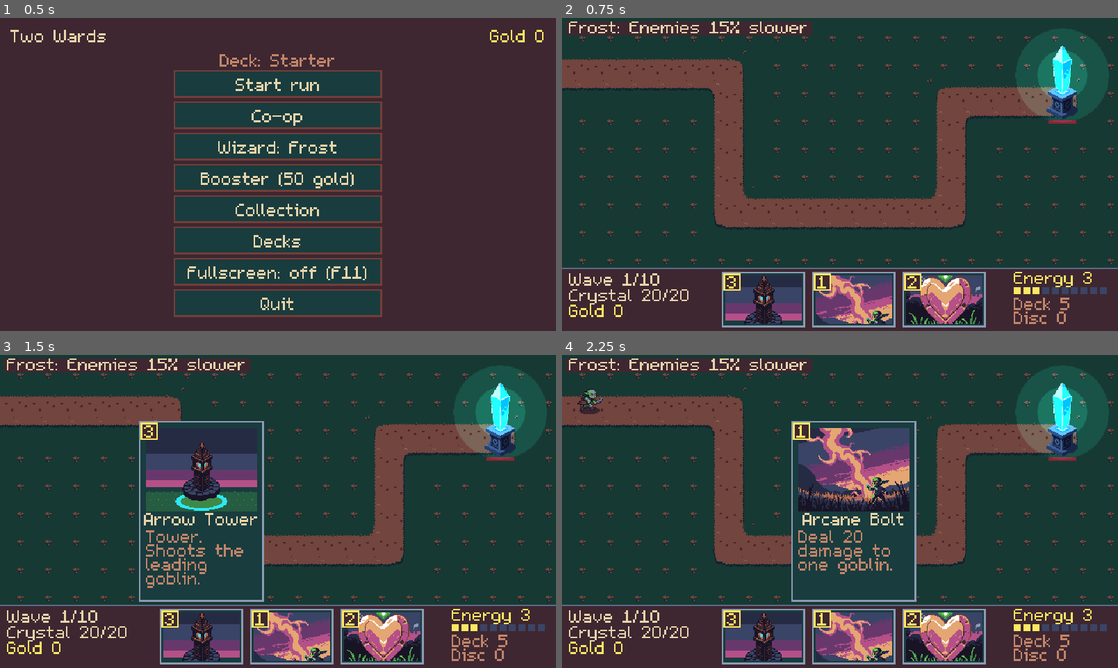
Above: before the commit, frames 1-4 (two rows, left to right).
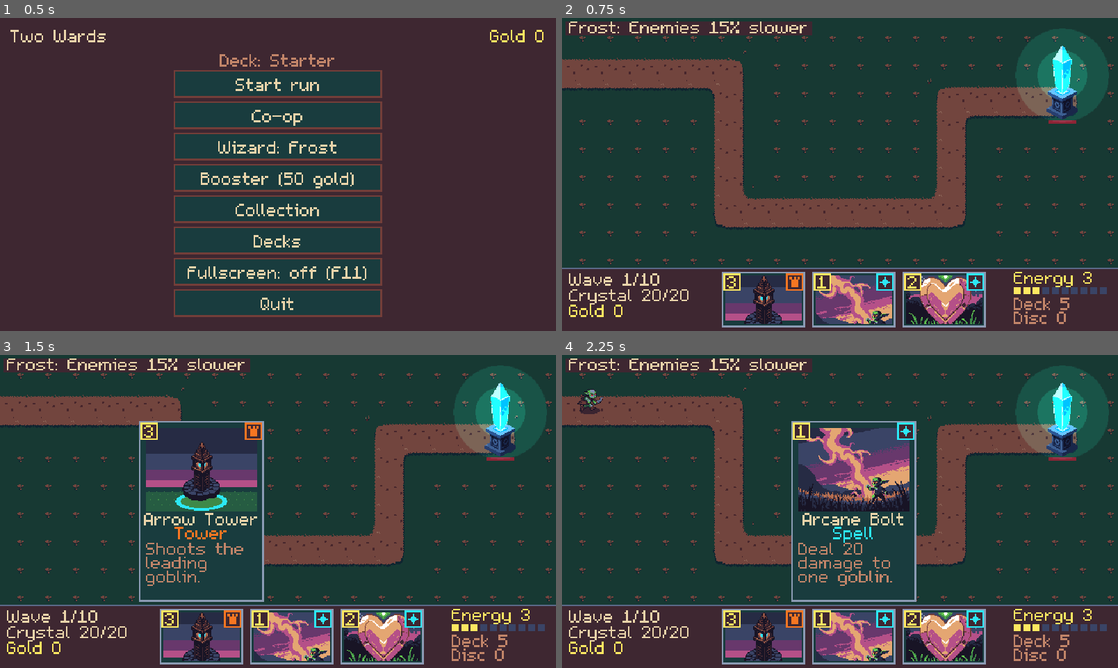
Above: after the commit, the same moments.

Repository: yggdrion/two-wards
Game: Godot game, scene res://scenes/main.tscn
Two runs of this game, one before a commit and one after it. Both use one fixed random seed, a clock stepped at 60 frames per second and the inputs below.
Inputs (mouse positions are in pixels of both pictures, inside the frame that each line leads up to):
- Up to frame 1 (0.5 s): no input
- Up to frame 2 (0.75 s): click "Start run" at 0.5 s
- Up to frame 3 (1.5 s): tap Enter at 1.25 s; move the mouse to (200, 636) at 1.27 s; tap 1 at 1.35 s; click (200, 636) at 1.42 s
- Up to frame 4 (2.25 s): tap Space at 1.52 s; move the mouse to (851, 636) at 2.02 s; tap 2 at 2.1 s; click (851, 636) at 2.17 s

Frame 1 is identical in both runs. In frame 2, 0.5% of the frame differs, in the area x 40-76%, y 81-88%; in frame 3, 1.4%; in frame 4, 1.6%, in the area x 40-76%, y 21-88%.

Commit message:
feat(ui): show card kind as a symbol badge on every card
Tower, spell, buff and hero cards looked alike, especially in the hand,
where the mini view shows only art and cost. CardData.kind was set on
every card but never drawn. Each card now gets a top-right badge with a
shape per kind (turret, sparkle, up arrow, crown) in a kind color, and
the hover card names the kind under the title. The redundant "Tower. "
prefix is dropped from the tower card texts.

Diff:
--- a/game/resources/cards/arrow_tower.tres
+++ b/game/resources/cards/arrow_tower.tres
@@ -16,6 +16,6 @@
 display_name = "Arrow Tower"
 kind = 0
 cost = 3
-text = "Tower. Shoots the leading goblin."
+text = "Shoots the leading goblin."
 art = ExtResource("1_2ax1o")
 effects = Array[ExtResource("2_d4s11")]([SubResource("Resource_r6gmk")])
--- a/game/resources/cards/ballista.tres
+++ b/game/resources/cards/ballista.tres
@@ -16,6 +16,6 @@
 display_name = "Ballista"
 kind = 0
 cost = 4
-text = "Tower. Bolts pierce goblins in a line."
+text = "Bolts pierce goblins in a line."
 art = ExtResource("1_7m4m1")
 effects = Array[ExtResource("2_aljqh")]([SubResource("Resource_b8tew")])
--- a/game/resources/cards/frost_totem.tres
+++ b/game/resources/cards/frost_totem.tres
@@ -16,6 +16,6 @@
 display_name = "Frost Totem"
 kind = 0
 cost = 2
-text = "Tower. Slows goblins in range by 50%."
+text = "Slows goblins in range by 50%."
 art = ExtResource("1_rnq1g")
 effects = Array[ExtResource("2_fekfs")]([SubResource("Resource_fl1j6")])
--- a/game/resources/cards/storm_spire.tres
+++ b/game/resources/cards/storm_spire.tres
@@ -17,6 +17,6 @@
 kind = 0
 rarity = 1
 cost = 5
-text = "Tower. Lightning chains to 3 goblins."
+text = "Lightning chains to 3 goblins."
 art = ExtResource("1_uyvqg")
 effects = Array[ExtResource("2_u3ncj")]([SubResource("Resource_r7psv")])
--- a/game/scripts/palette.gd
+++ b/game/scripts/palette.gd
@@ -25,3 +25,7 @@
 const RARITY_COMMON := Color("8b9bb4")
 const RARITY_RARE := Color("0099db")
 const RARITY_EPIC := Color("b55088")
+const KIND_TOWER := Color("f77622")
+const KIND_SPELL := Color("2ce8f5")
+const KIND_BUFF := Color("63c74d")
+const KIND_HERO := Color("feae34")
--- a/game/scripts/ui/card_view.gd
+++ b/game/scripts/ui/card_view.gd
@@ -81,6 +81,28 @@
 		CardData.Rarity.EPIC:
 			return Palette.RARITY_EPIC
 	return Palette.RARITY_COMMON
+
+
+static func kind_color(kind: CardData.Kind) -> Color:
+	match kind:
+		CardData.Kind.TOWER:
+			return Palette.KIND_TOWER
+		CardData.Kind.BUFF:
+			return Palette.KIND_BUFF
+		CardData.Kind.HERO:
+			return Palette.KIND_HERO
+	return Palette.KIND_SPELL
+
+
+static func kind_label(kind: CardData.Kind) -> String:
+	match kind:
+		CardData.Kind.TOWER:
+			return "Tower"
+		CardData.Kind.BUFF:
+			return "Buff"
+		CardData.Kind.HERO:
+			return "Hero"
+	return "Spell"
 
 
 func _draw() -> void:
@@ -102,6 +124,7 @@
 	var border := Palette.SHOT if selected else rarity_color(card.rarity)
 	draw_rect(rect.grow(-BORDER / 2.0), border, false, BORDER)
 	_draw_cost()
+	_draw_kind()
 
 
 func _draw_compact() -> void:
@@ -119,7 +142,8 @@
 	if card.art != null:
 		draw_texture_rect(card.art, Rect2(8, 8, 128, 96), false)
 	UiFont.draw_centered(self, 72, 106, card.display_name, Palette.TEXT)
-	UiFont.draw_wrapped(self, Vector2(8, 126), card.text, 128, 5, Palette.CARD_TEXT_DIM)
+	UiFont.draw_centered(self, 72, 122, kind_label(card.kind), kind_color(card.kind))
+	UiFont.draw_wrapped(self, Vector2(8, 140), card.text, 128, 4, Palette.CARD_TEXT_DIM)
 
 
 func _draw_cost() -> void:
@@ -130,6 +154,55 @@
 		badge.grow(-BORDER / 2.0), Palette.ENERGY if affordable else Palette.INVALID, false, BORDER
 	)
 	UiFont.draw_centered(self, 12, 5, str(cost), Palette.ENERGY if affordable else Palette.INVALID)
+
+
+## Kind badge in the top-right corner. The symbol's shape tells the kind without its color:
+## turret = tower, sparkle = spell, up arrow = buff, crown = hero.
+func _draw_kind() -> void:
+	var color := kind_color(card.kind)
+	var badge := Rect2(size.x - 22, 2, 20, 20)
+	draw_rect(badge, Palette.PANEL)
+	draw_rect(badge.grow(-BORDER / 2.0), color, false, BORDER)
+	var c := badge.get_center()
+	var points: PackedVector2Array
+	match card.kind:
+		CardData.Kind.TOWER:
+			draw_rect(Rect2(c.x - 4, c.y - 3, 8, 9), color)
+			for x in [-6.0, -1.5, 3.0]:
+				draw_rect(Rect2(c.x + x, c.y - 6, 3, 3), color)
+			return
+		CardData.Kind.BUFF:
+			points = [
+				Vector2(0, -7),
+				Vector2(6, -1),
+				Vector2(2, -1),
+				Vector2(2, 6),
+				Vector2(-2, 6),
+				Vector2(-2, -1),
+				Vector2(-6, -1)
+			]
+		CardData.Kind.HERO:
+			points = [
+				Vector2(-6, 5),
+				Vector2(-6, -4),
+				Vector2(-3, 0),
+				Vector2(0, -6),
+				Vector2(3, 0),
+				Vector2(6, -4),
+				Vector2(6, 5)
+			]
+		_:
+			points = [
+				Vector2(0, -7),
+				Vector2(2, -2),
+				Vector2(7, 0),
+				Vector2(2, 2),
+				Vector2(0, 7),
+				Vector2(-2, 2),
+				Vector2(-7, 0),
+				Vector2(-2, -2)
+			]
+	draw_colored_polygon(Transform2D(0.0, c) * points, color)
 
 
 func _draw_back(rect: Rect2) -> void:
